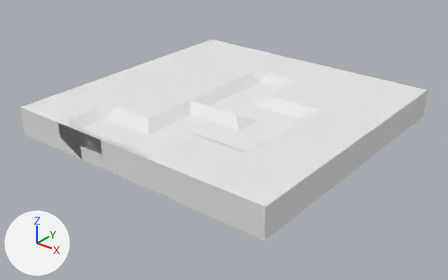
The OBJ model Assets/Stimuli/16s.obj: old version first, new version second.
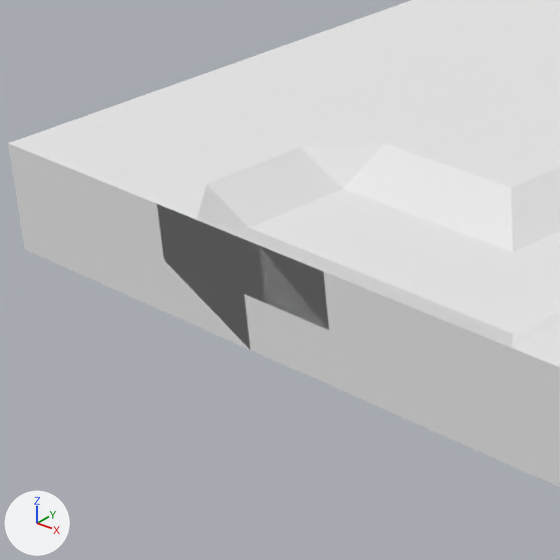
The first picture shows the older version from a camera (50 mm lens) standing at (16.29, -11.72, 8.56) and looking at (4.09, 3.52, -0.89). The close-ups show both versions on the part from 4% to 36% of the width and 25% to 76% of the height of that picture; other places that the commit changed are outside them. The lights are fixed; the arrows at lower left show +X, +Y and +Z. Where no turn or scale is listed for an object, it has been applied to the vertices. Vertices at the same position are counted once.

Names of what the first close-up shows: 'block.0.0_block.23221', 'block.0.1_block.23222', 'block.0.2_block.23223', 'block.1.1_block.23226', 'block.1.2_block.23227', 'block.3.0_block.23231', 'corner.2.0_corner.5245', 'corner.2.1_corner.5246', 'ending.1.0_ending.2581'.
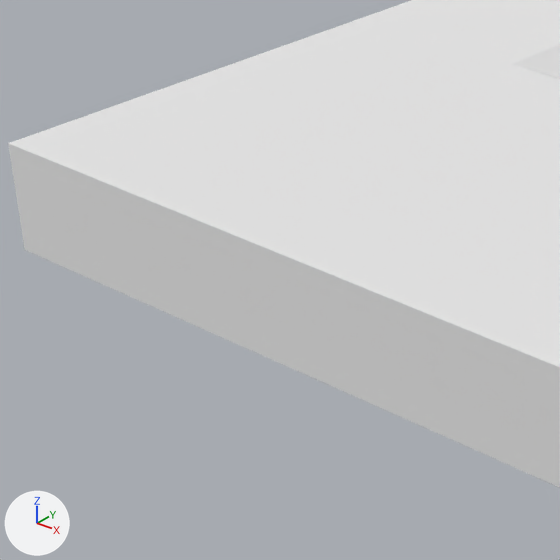
Changed parts and their boxes (x1, y1, x2, y2) in the close-ups (560 x 560 px):
```json
{"object": "ending.1.0_ending.2581", "change": "reshaped", "before": [157, 129, 511, 388], "after": [157, 129, 510, 388]}
{"part": 1, "of": "me_ending_1_0_ending_2581", "change": "cut back", "before": [157, 165, 492, 331], "after": [157, 165, 442, 271]}
{"part": 2, "of": "me_corner_2_0_corner_5245", "change": "cut back", "before": [326, 188, 560, 348], "after": [324, 188, 560, 348]}
```

The change, as JSON lines over the scene's bpy script:
```json
{"block": "me_corner_2_0_corner_5245", "where": "# used by ob_corner_2_0_corner_5245; location = (0.0, 0.0, 0.0)"}
{"op": "remove", "block": "me_corner_2_0_corner_5245", "code": "me_corner_2_0_corner_5245.from_pydata(...)  # 15 vertices, 10 faces, 3 loose edges; spans x 3.0..5.0, y -1.0..1.0, z -0.5..0.5"}
{"op": "remove", "block": "me_corner_2_0_corner_5245", "code": "me_corner_2_0_corner_5245.materials.append(mat_none)  # white #e7e7e7"}
{"op": "add", "block": "me_corner_2_0_corner_5245", "code": "me_corner_2_0_corner_5245.from_pydata(...)  # 8 vertices, 6 faces; spans x 3.0..5.0, y -1.0..1.0, z -0.5..0.5"}
{"block": "me_corner_2_0_corner_5245", "change": "me_corner_2_0_corner_5245 part 2"}
{"block": "me_corner_2_0_corner_5245", "change": "7 vertices are removed from x 3.0..4.5, y -0.5..1.0, z 0.0..0.25"}
{"block": "me_corner_2_0_corner_5245", "change": "7 faces are deleted"}
{"block": "me_corner_2_0_corner_5245", "change": "3 loose edges are deleted"}
{"block": "me_corner_2_0_corner_5245", "change": "3 new faces join them"}
{"op": "add", "block": "me_corner_2_0_corner_5245", "code": "me_corner_2_0_corner_5245.materials.append(mat_material)  # white #e7e7e7"}
{"block": "me_ending_1_0_ending_2581", "where": "# used by ob_ending_1_0_ending_2581; location = (0.0, 0.0, 0.0)"}
{"op": "remove", "block": "me_ending_1_0_ending_2581", "code": "me_ending_1_0_ending_2581.from_pydata(...)  # 16 vertices, 15 faces; spans x 1.0..3.0, y -1.0..1.0, z -0.5..0.5"}
{"op": "remove", "block": "me_ending_1_0_ending_2581", "code": "me_ending_1_0_ending_2581.materials.append(mat_none)  # white #e7e7e7"}
{"op": "add", "block": "me_ending_1_0_ending_2581", "code": "me_ending_1_0_ending_2581.from_pydata(...)  # 8 vertices, 6 faces; spans x 1.0..3.0, y -1.0..1.0, z -0.5..0.5"}
{"block": "me_ending_1_0_ending_2581", "change": "me_ending_1_0_ending_2581 part 1"}
{"block": "me_ending_1_0_ending_2581", "change": "8 vertices are removed from x 1.0..3.0, y -1.0..1.0, z 0.25..0.5"}
{"block": "me_ending_1_0_ending_2581", "change": "12 faces are deleted"}
{"block": "me_ending_1_0_ending_2581", "change": "3 new faces join them"}
{"op": "add", "block": "me_ending_1_0_ending_2581", "code": "me_ending_1_0_ending_2581.materials.append(mat_material)  # white #e7e7e7"}
```
